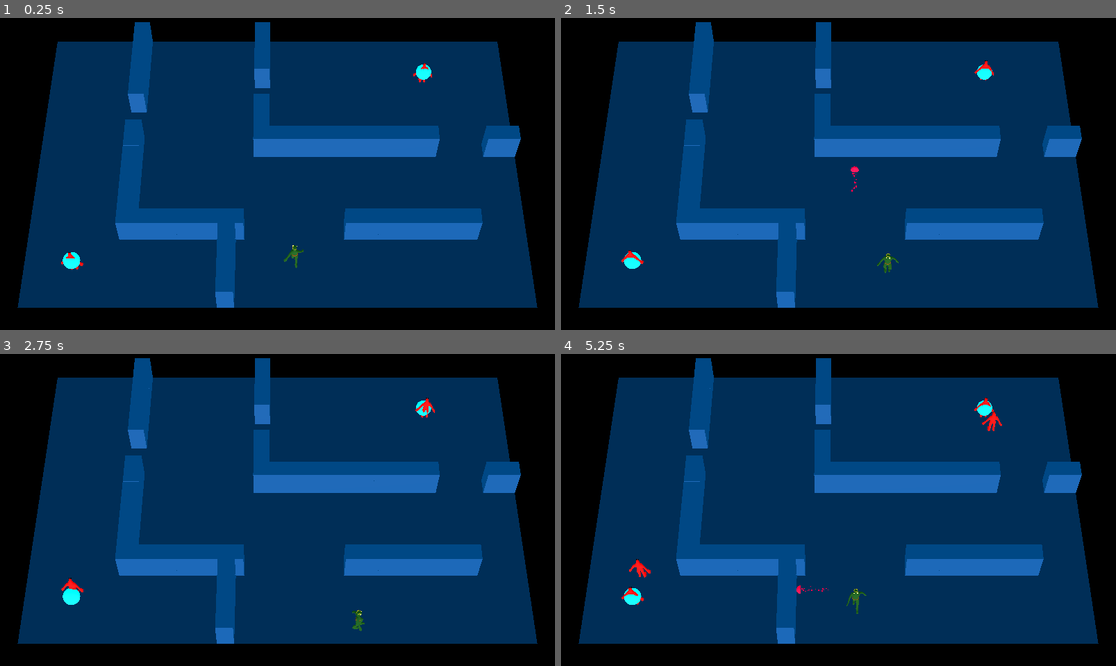
Above: before the commit, frames 1-4 (two rows, left to right).
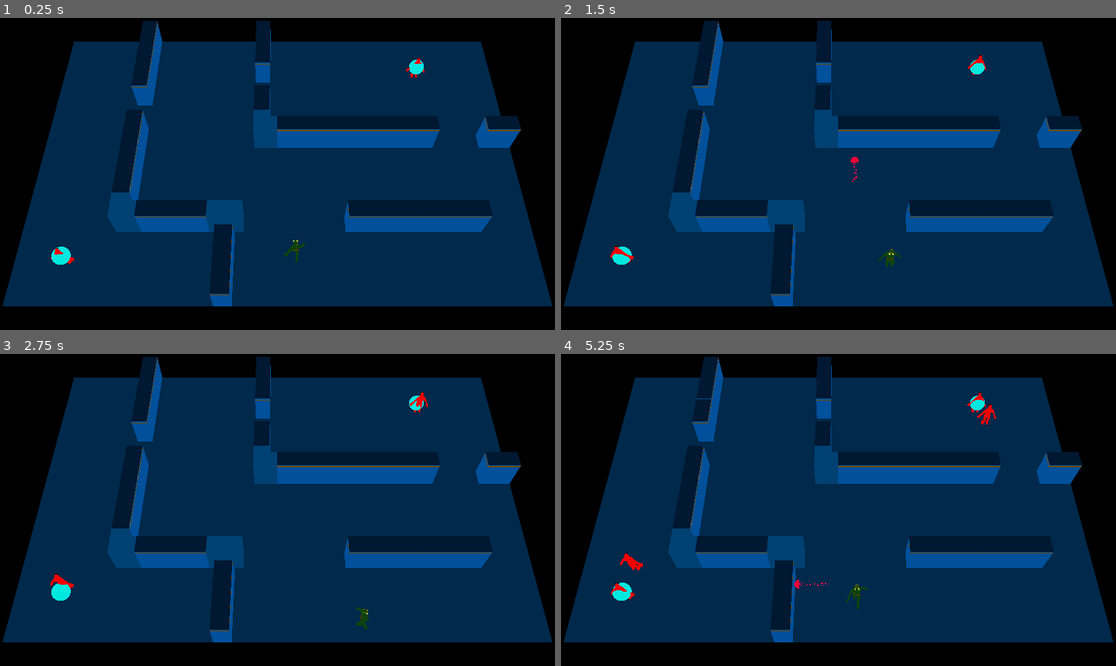
Above: after the commit, the same moments.

Repository: ralabate/30ddl
Game: Godot game, scene res://main.tscn
Same seed, same stepped clock (60 frames per second), same inputs: the game is played once before the commit and once after it.
Inputs:
- Up to frame 1 (0.25 s): no input
- Up to frame 2 (1.5 s): tap Enter (ui_accept) at 0.5, 0.77 s; hold Right (ui_right) 0.53-1.28 s; hold Down (ui_down) from 1.28 s (still down)
- Up to frame 3 (2.75 s): tap Enter (ui_accept) at 1.52 s; release Down (ui_down) at 2.03 s; hold Right (ui_right) from 2.03 s (still down)
- Up to frame 4 (5.25 s): release Right (ui_right) at 2.78 s; hold Up (ui_up) 2.78-3.53 s; tap Enter (ui_accept) at 3.02, 3.77, 4.52 s; hold Left (ui_left) 3.53-5.03 s; hold Down (ui_down) from 5.03 s (still down)

The runs differ from the first frame. In frame 1, 16% of the frame differs, in the area x 0-100%, y 0-93%; in frame 2, 16%; in frame 3, 16%; in frame 4, 16%.

Commit message:
trying out vertex colors

Diff:
--- a/gauntlet/level_assets/wall.tscn
+++ b/gauntlet/level_assets/wall.tscn
@@ -8,6 +8,7 @@
 [node name="wall" instance=ExtResource("1_5xhga")]
 
 [node name="StaticBody3D" type="StaticBody3D" parent="Wall" index="0"]
+visible = false
 collision_layer = 2
 collision_mask = 7
 
--- a/gauntlet/main.tscn
+++ b/gauntlet/main.tscn
@@ -8,7 +8,7 @@
 [sub_resource type="Environment" id="Environment_h2yge"]
 background_mode = 1
 ambient_light_source = 2
-ambient_light_color = Color(1, 1, 1, 1)
+ambient_light_color = Color(0.950226, 0.908877, 0.874709, 1)
 
 [node name="Main" type="Node3D"]
 script = ExtResource("1_0xm2m")
@@ -17,9 +17,9 @@
 unique_name_in_owner = true
 
 [node name="Camera3D" type="Camera3D" parent="."]
-transform = Transform3D(1, 0, 0, 0, 0.546702, 0.837327, 0, -0.837327, 0.546702, 0, 54.6552, 36.4667)
+transform = Transform3D(1, 0, 0, 0, 0.526956, 0.849893, 0, -0.849893, 0.526956, 0, 29.1784, 19.5912)
 environment = SubResource("Environment_h2yge")
-fov = 17.0
+fov = 31.8
 
 [node name="Player" parent="." instance=ExtResource("1_ig7tw")]
 unique_name_in_owner = true
@@ -27,6 +27,7 @@
 
 [node name="DirectionalLight3D" type="DirectionalLight3D" parent="."]
 transform = Transform3D(1, 0, 0, 0, 1, 0, 0, 0, 1, 0, 9, 0)
+visible = false
 light_cull_mask = 4294967293
 sky_mode = 1
 
Binary file changed: gauntlet/level_assets/exported/wall.glb
